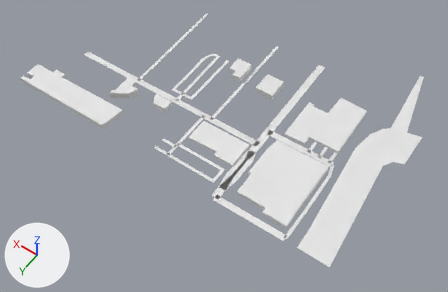
The glTF model app/public/world/tiles/-5_12.lod1.glb: old version first, new version second.
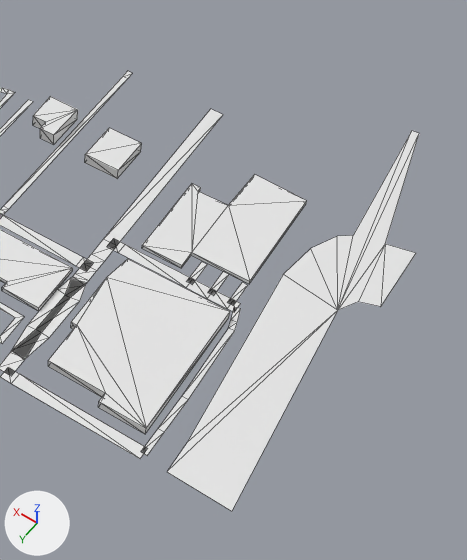
Old and new are each drawn whole from a 50 mm camera at (-2598.0, -5618.0, 730.0) aimed at (-2243.0, -6115.0, -51.0) and again close up on the part from 47% to 100% of the width and 3% to 100% of the height. Every picture has the same lights, and +X, +Y and +Z are marked at lower left. The first two pictures are the older version. The close-ups show mesh edges as thin lines. Where no turn or scale is listed for an object, it has been applied to the vertices. Vertices at exactly the same position are counted once.

Script lines for the objects in view, before the commit:
```python
me_buildings = bpy.data.meshes.new('buildings')
me_buildings.from_pydata(...)  # 122 vertices, 167 faces; spans x -247.0..247.0, y -134.0..134.0, z -6.0..6.0
me_ground = bpy.data.meshes.new('ground')
me_ground.from_pydata(...)  # 158 vertices, 122 faces; spans x -233.0..233.0, y -159.0..159.0, z 0.0
# before: 138 (-121.0, 154.0, 0.0) at pixel (11, 376), 139 (-121.0, 136.0, 0.0) at pixel (25, 359), 140 (-109.0, 154.0, 0.0), 141 (-109.0, 137.0, 0.0) at pixel (11, 351), 142 (-121.0, 137.0, 0.0) at pixel (24, 359)
# before: 143 (-124.0, 111.0, 0.0) at pixel (49, 337), 144 (-109.0, 136.0, 0.0) at pixel (11, 350)
me_water = bpy.data.meshes.new('water')
me_water.from_pydata(...)  # 14 vertices, 12 faces; spans x -36.0..36.0, y -194.0..194.0, z 0.0
ob_buildings = bpy.data.objects.new('buildings', me_buildings)
ob_buildings.location = (-2170.1, -6132.8, 5.7)
ob_ground = bpy.data.objects.new('ground', me_ground)
ob_ground.location = (-2193.9, -6155.1, 0.1)
ob_water = bpy.data.objects.new('water', me_water)
ob_water.location = (-2463.7, -6194.5, 0.0)
```
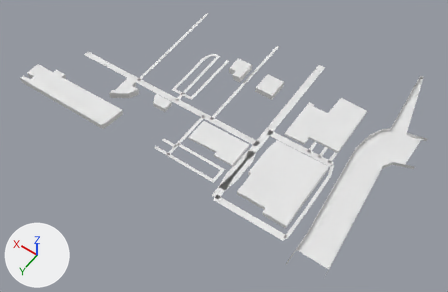
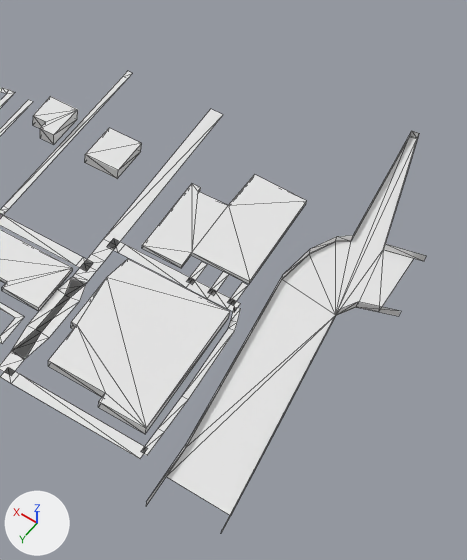
Where the newer file only moved an object's origin or applied its transform, the numbers keep the older frame.

The change, as a diff of the scene's bpy script:
```diff
--- a/app/public/world/tiles/-5_12.lod1.glb.py
+++ b/app/public/world/tiles/-5_12.lod1.glb.py
@@ me_ground @@
 # used by ob_ground; location = (-2193.9, -6155.1, 0.1)
 # verts and faces of me_ground; kept vertices keep their numbers, new ones are numbered from 158
-me_ground.from_pydata(...)  # 158 vertices, 122 faces; spans x -233.0..233.0, y -159.0..159.0, z 0.0
+me_ground.from_pydata(...)  # 204 vertices, 164 faces; spans x -320.0..233.0, y -234.0..182.0, z -7.0..0.0
+# me_ground part 1: a new loose piece of 32 vertices spanning x -314.0..-234.0, y -234.0..182.0, z -7.0..0.0
+# me_ground part 2: a new loose piece of 14 vertices spanning x -320.0..-282.0, y -58.0..170.0, z -7.0..0.0
+# me_ground part 3
+delete_vertices([139])  # with the faces that use them
+delete_faces([(142, 143, 144)])
+verts[142] = (-121.0, 137.0, 0.0)  # moved, pixel (24, 359)
+verts[158] = (-121.0, 137.0, 0.0)  # pixel (24, 359)
+faces += [(138, 142, 140), (140, 142, 141), (143, 144, 158)]
@@ ob_water @@
 ob_water = bpy.data.objects.new('water', me_water)
-ob_water.location = (-2463.7, -6194.5, 0.0)
+ob_water.location = (-2463.7, -6194.5, -6.3)
```

Where the change shows, as pixel boxes (x1, y1, x2, y2) in the close-ups (467 x 560 px; the box of a moved part takes in the faces that stretch with it):
'water', moved: before (167, 131, 419, 511); after (166, 136, 417, 515)
'ground', reshaped: before (0, 71, 248, 459); after (0, 71, 426, 533)
part 1 of me_ground, added: after (146, 131, 426, 506)
part 2 of me_ground, added: after (221, 302, 401, 533)
part 3 of me_ground, moved or reshaped: (0, 338, 48, 375) in both
